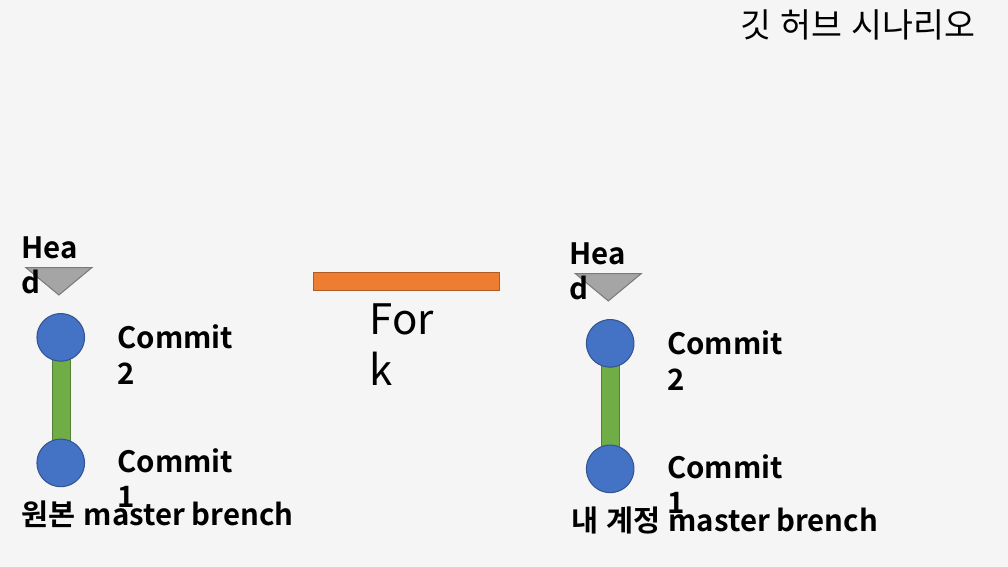
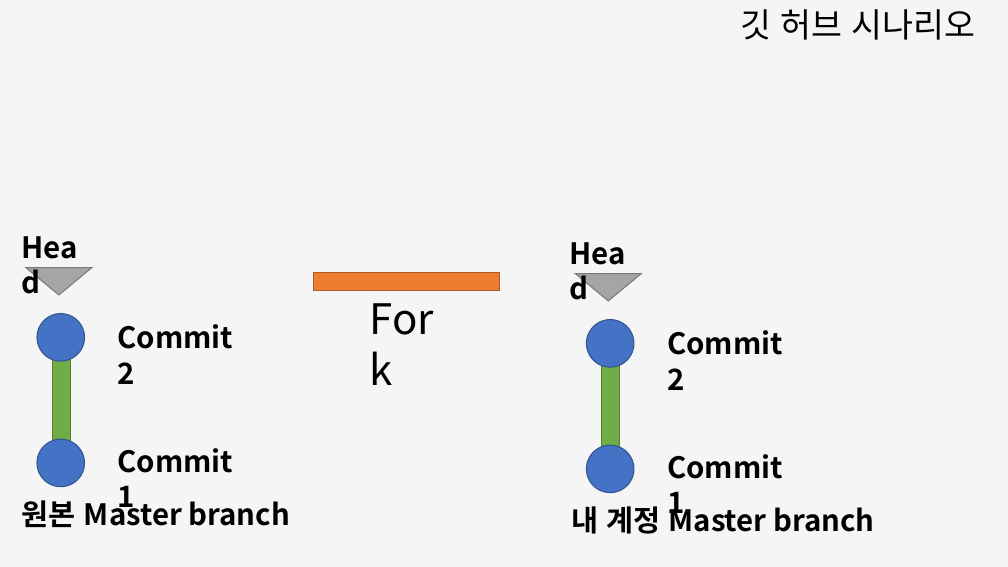
Before and after one commit to tjsrnjs17/WB_DB_Lecture, a slide deck: slide 10 of PPT/2일 깃헙 실전.pptx (slide 11 before the commit). Drawn at 1008x567 pixels with LibreOffice and Linux fonts; fonts in the diff are those of the drawing. Boxes give left, top, right and bottom in pixels: in the first picture for what was removed or moved away, otherwise in the second. Text is boxed around its words. In the diff, an @@ line names an element or a change of style, - is before the commit and + after.

```diff
--- a/PPT/2일 깃헙 실전.pptx
+++ b/PPT/2일 깃헙 실전.pptx
@@ text at <box>22,496,290,527</box>: text changed @@
-원본 master brench
+원본 Master branch
@@ text at <box>571,502,874,534</box>: text changed @@
-내 계정 master brench
+내 계정 Master branch
```
Also in this commit, not shown: 6 other slides changed, 1 slide removed.
